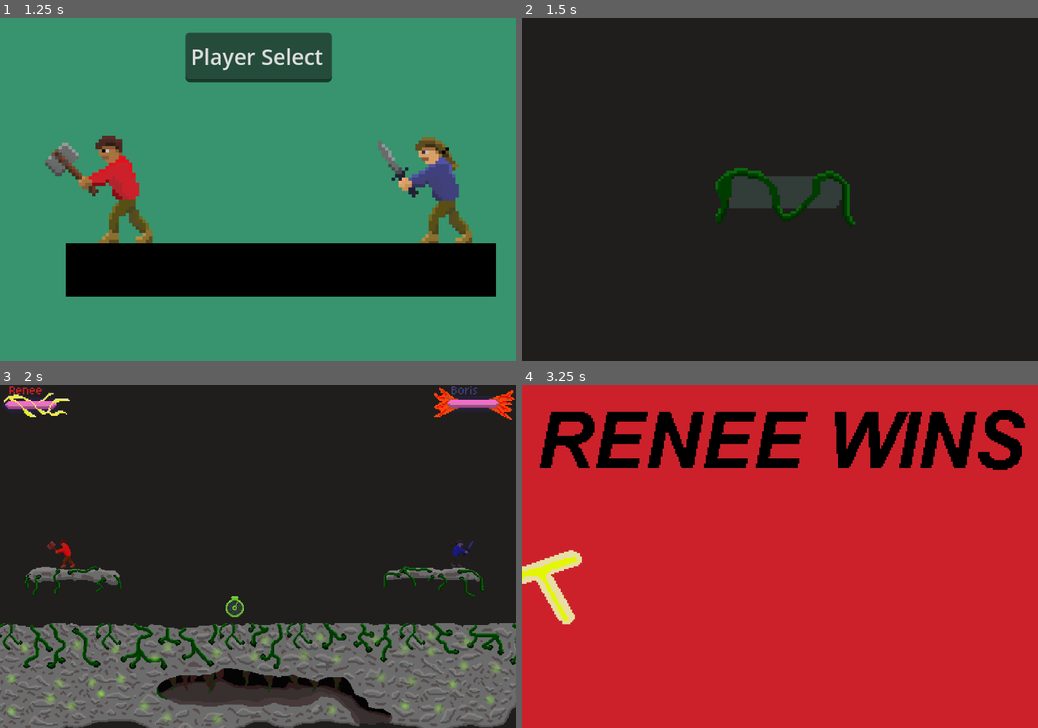
Above: before the commit, frames 1-4 (two rows, left to right).
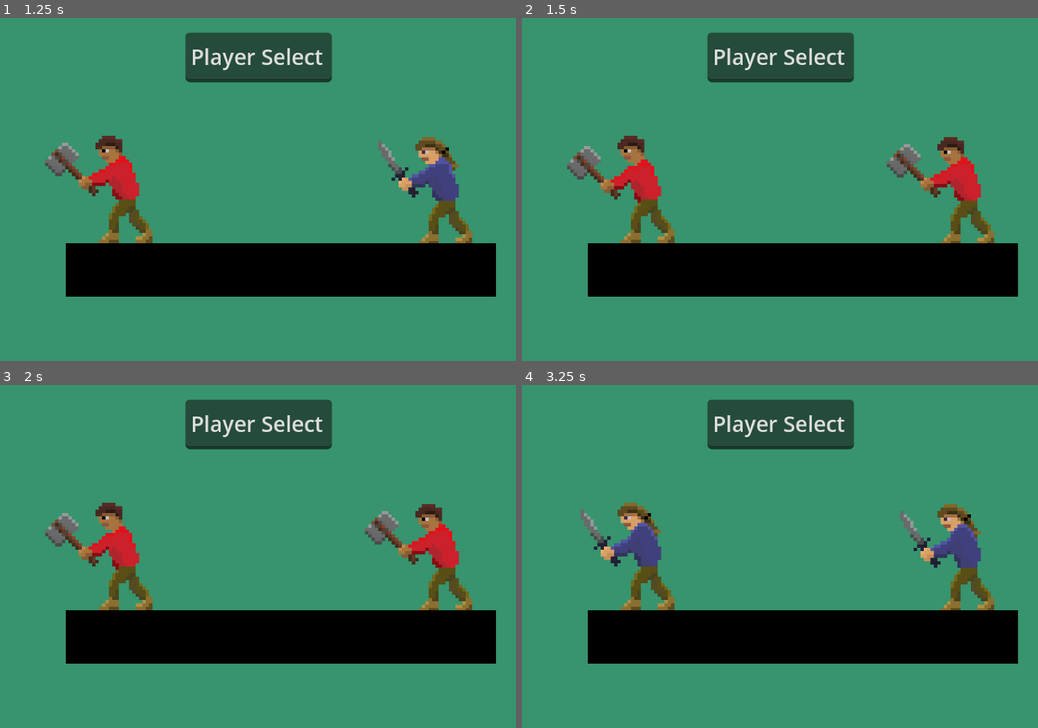
Above: after the commit, the same moments.

Repository: Justiniscoding/HavenHamilton
Game: Godot game, scene res://Scenes/menu.tscn
Two runs of this game, one before a commit and one after it. Both use one fixed random seed, a clock stepped at 60 frames per second and the inputs below. Sound files missing from this copy of the repository are replaced by a short silence.
Inputs (mouse positions are in pixels of both pictures, inside the frame that each line leads up to):
- Up to frame 1 (1.25 s): click (139, 271) at 0.5 s
- Up to frame 2 (1.5 s): tap Enter (Set1) at 1.25, 1.35 s; hold Right (right1) from 1.28 s (still down)
- Up to frame 3 (2 s): keep holding Right (right1)
- Up to frame 4 (3.25 s): tap S (down2) at 2.1 s; release Right (right1) at 2.78 s; hold Left (left1) from 2.78 s (still down); tap A (left2) at 2.85 s

Frame 1 is identical in both runs. In frame 2, 100% of the frame differs, in the area x 0-100%, y 0-100%; in frame 3, 100%; in frame 4, 100%.
Error after the commit: Invalid assignment of property or key 'playerNumber' with value of type 'int' on a base object of type 'Nil'. (res://Scenes/player_select.gd:37)

Commit message:
NEW CHARACTER Phineas, Only one skin

Diff:
--- a/project.godot
+++ b/project.godot
@@ -10,14 +10,14 @@
 
 [application]
 
-config/name="Time Token PVP"
+config/name="Haven Hamilton"
 run/main_scene="uid://dhafs15qqx18u"
 config/features=PackedStringArray("4.7", "GL Compatibility")
 config/icon="res://icon.svg"
 
 [autoload]
 
-Global="*res://Scripts/global.gd"
+Global="*uid://6h5bqei2jx12"
 
 [display]
 
@@ -72,7 +72,10 @@
 }
 short1={
 "deadzone": 0.2,
-"events": [Object(InputEventKey,"resource_local_to_scene":fa …(141 unchanged characters)… ":false,"keycode":0,"physical_keycode":47,"key_label":0,"unicode":47,"location":0,"echo":false,"script":null)
+"events": [Object(InputEventKey,"resource_local_to_scene":fa …(141 unchanged characters)… ":false,"keycode":0,"physical_keycode":4194327,"key_label":0,"unicode":0,"location":0,"echo":false,"script":null)
+, Object(InputEventKey,"resource_local_to_scene":false,"resource_name":"","device":-1,"window_id":0,"alt_pressed":false,"shift_pressed":false,"ctrl_pressed":false,"meta_pressed":false,"pressed":false,"keycode":0,"physical_keycode":4194328,"key_label":0,"unicode":0,"location":0,"echo":false,"script":null)
+, Object(InputEventKey,"resource_local_to_scene":false,"resource_name":"","device":-1,"window_id":0,"alt_pressed":false,"shift_pressed":false,"ctrl_pressed":false,"meta_pressed":false,"pressed":false,"keycode":0,"physical_keycode":44,"key_label":0,"unicode":44,"location":0,"echo":false,"script":null)
+, Object(InputEventKey,"resource_local_to_scene":false,"resource_name":"","device":-1,"window_id":0,"alt_pressed":false,"shift_pressed":false,"ctrl_pressed":false,"meta_pressed":false,"pressed":false,"keycode":0,"physical_keycode":46,"key_label":0,"unicode":46,"location":0,"echo":false,"script":null)
 ]
 }
 short2={
@@ -87,7 +90,8 @@
 }
 range1={
 "deadzone": 0.2,
-"events": [Object(InputEventKey,"resource_local_to_scene":fa …(141 unchanged characters)… ":false,"keycode":0,"physical_keycode":46,"key_label":0,"unicode":46,"location":0,"echo":false,"script":null)
+"events": [Object(InputEventKey,"resource_local_to_scene":fa …(141 unchanged characters)… ":false,"keycode":0,"physical_keycode":4194326,"key_label":0,"unicode":0,"location":0,"echo":false,"script":null)
+, Object(InputEventKey,"resource_local_to_scene":false,"resource_name":"","device":-1,"window_id":0,"alt_pressed":false,"shift_pressed":false,"ctrl_pressed":false,"meta_pressed":false,"pressed":false,"keycode":0,"physical_keycode":47,"key_label":0,"unicode":47,"location":0,"echo":false,"script":null)
 ]
 }
 range2={
Binary file added: Art/Phineas.aseprite
Binary file added: Art/Phineas.png
Not shown, added: Art/Player 1 ALT COLOUR.png.import
Not shown, added: Art/Player 2 ALT COLOUR.png.import
